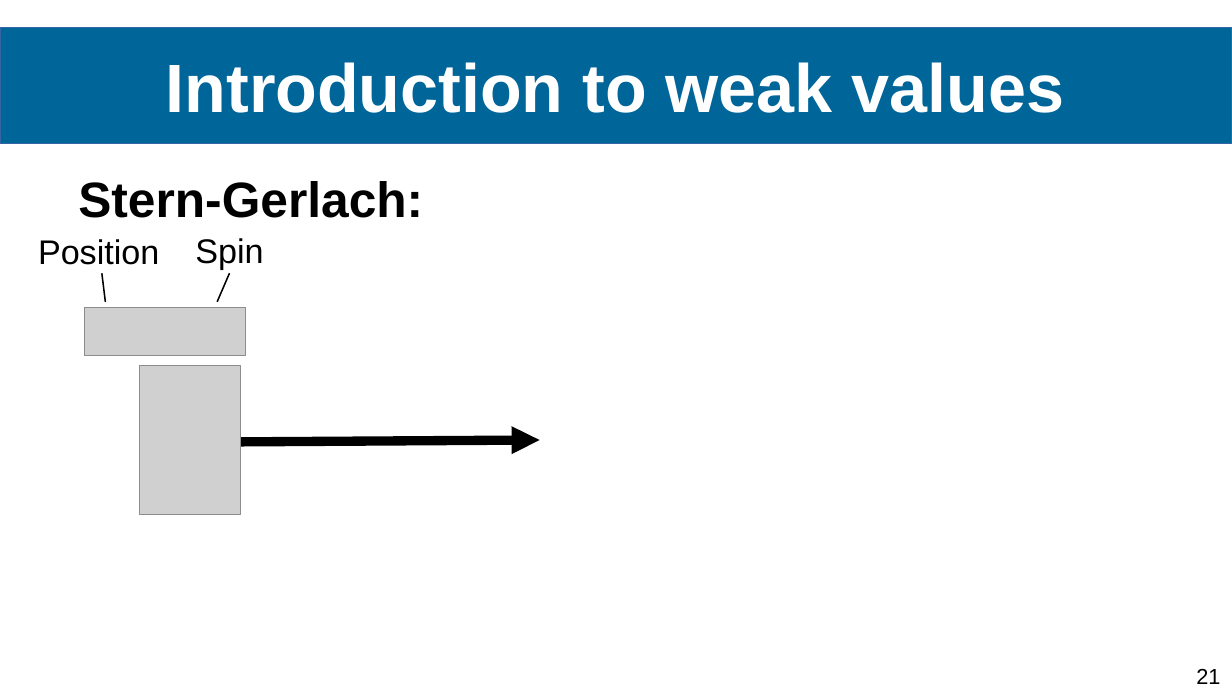
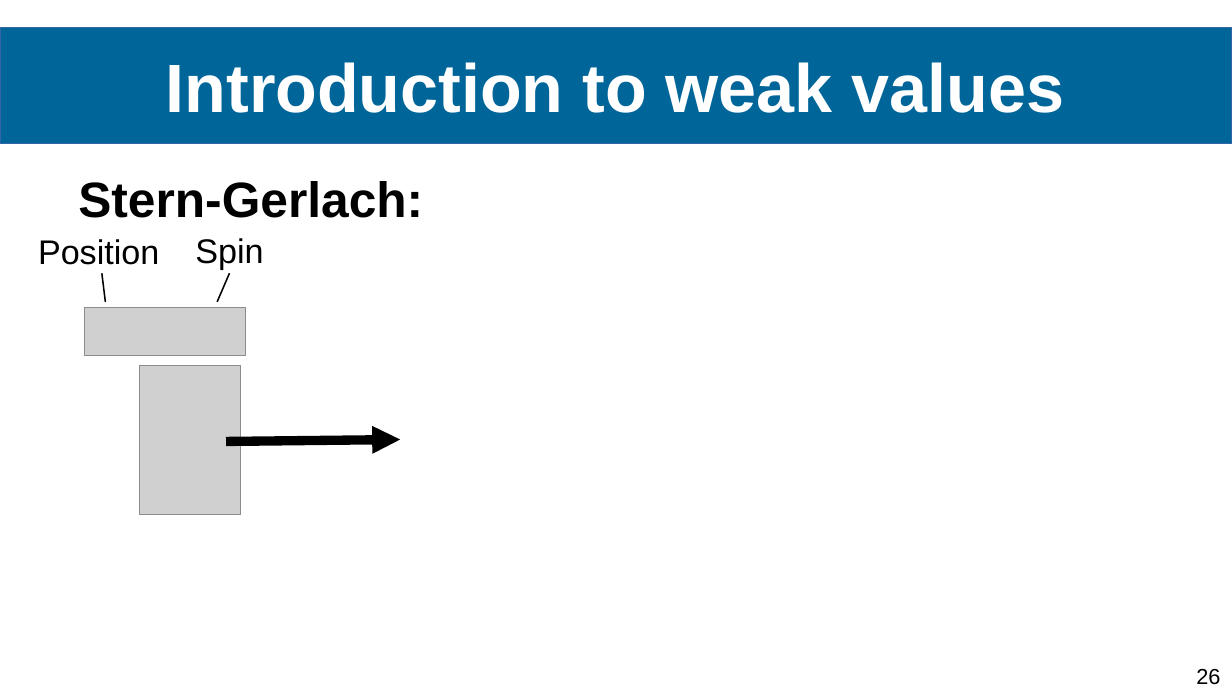
Before and after one commit to Ismaele-vincent/PhD, a slide deck: slide 26 of 2024/Conference abstract/Conference FOMO/Presentation FOMO 2024.odp (slide 21 before the commit). Drawn at 1232x693 pixels with LibreOffice and Linux fonts; fonts in the diff are those of the drawing; grey boxes stand for pictures; background and template pictures are left out. Boxes give left, top, right and bottom in pixels: in the first picture for what was removed or moved away, otherwise in the second. Text is boxed around its words. In the diff, an @@ line names an element or a change of style, - is before the commit and + after.

```diff
--- a/2024/Conference abstract/Conference FOMO/Presentation FOMO 2024.odp
+++ b/2024/Conference abstract/Conference FOMO/Presentation FOMO 2024.odp
@@ arrow moved from (228, 442) - (540, 440) to (226, 442) - (400, 439) @@
@@ page number at (1196, 669, 1220, 685): text changed @@
-21
+26
```
Also in this commit, not shown: 10 other slides changed, 14 slides added, 6 other files.
